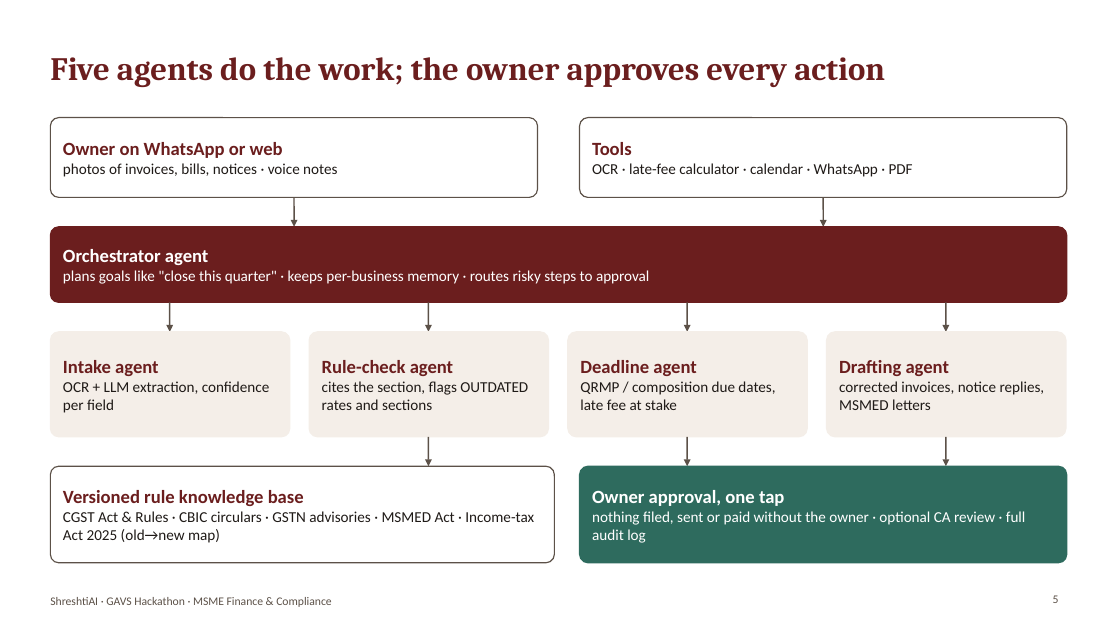
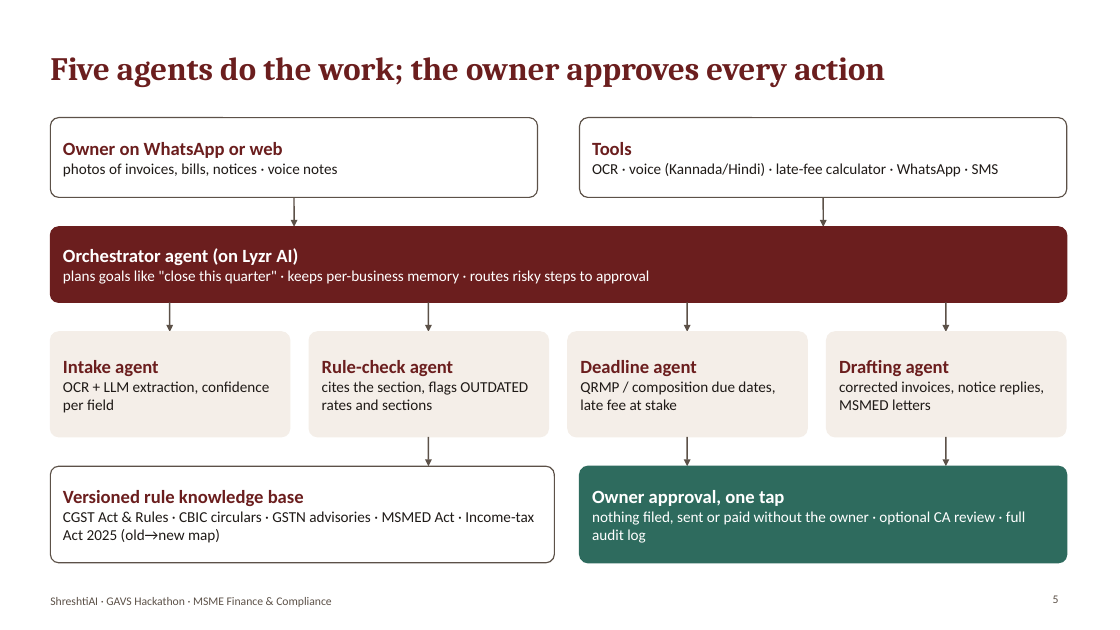
Before and after one commit to KPCHIRAGGUPTHA/shreshtiai, a slide deck: slide 5 of submission/ShreshtiAI_GAVS_Hackathon.pptx. Drawn at 1120x630 pixels with LibreOffice and Linux fonts; fonts in the diff are those of the drawing. Boxes give left, top, right and bottom in pixels: in the first picture for what was removed or moved away, otherwise in the second. Text is boxed around its words. In the diff, an @@ line names an element or a change of style, - is before the commit and + after.

```diff
--- a/submission/ShreshtiAI_GAVS_Hackathon.pptx
+++ b/submission/ShreshtiAI_GAVS_Hackathon.pptx
@@ text at box(592, 163, 999, 177): text changed @@
-OCR · late-fee calculator · calendar · WhatsApp · PDF
+OCR · voice (Kannada/Hindi) · late-fee calculator · WhatsApp · SMS
@@ text at box(63, 248, 298, 265): text changed @@
-Orchestrator agent
+Orchestrator agent (on Lyzr AI)
```
Also in this commit, not shown: 2 other slides changed, 5 other files.
